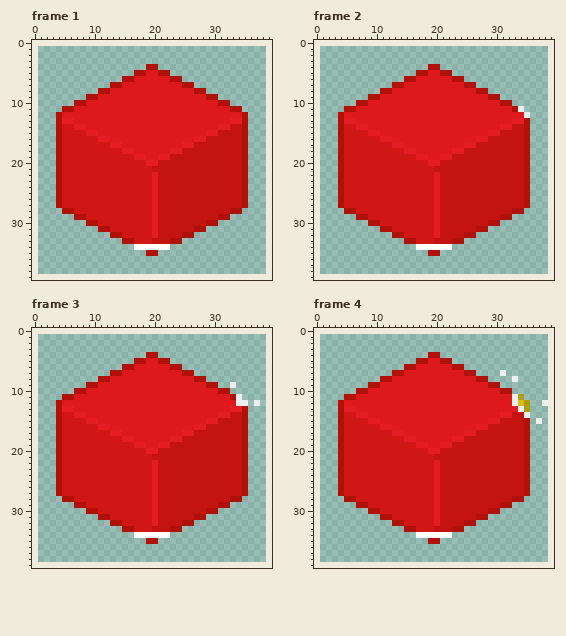
Pixel-art file, stored at sourceicons/cubes/sublime/source.ase. The first picture shows the starting point.
38x38 pixels, 60 frames. Colours within 5 levels of each other are drawn and written as one. Shown: frame 1, frame 2, frame 3, frame 4. The old version is drawn lined up with the new one, on the new canvas. The commit also changed other frames, which this record leaves out.
New version:
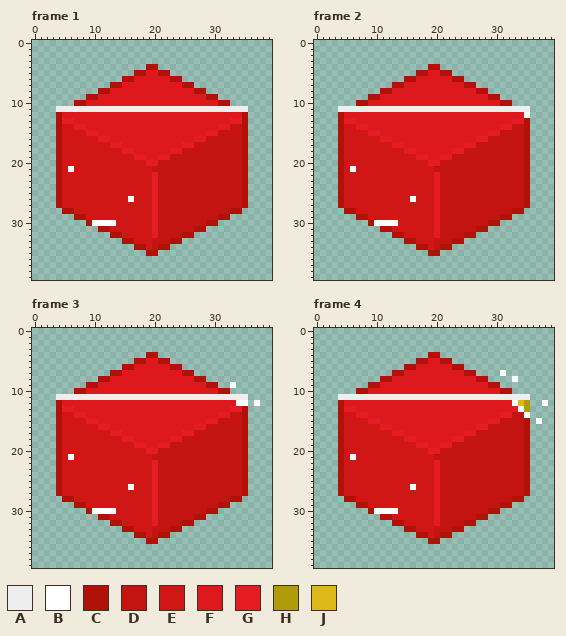
Palette (. is transparent): A #eeeeee  B #ffffff  C #b0120a  D #c41411  E #d01716  F #dd191d  G #e51c23  H #b09c0a  J #ddb819
Difference:
canvas 38x38 -> 40x40, the old top-left corner now at 1,1
Frame 1:
y 11: x 4..35 .CCFFFFFFFFFFFFFFFFFFFFFFFFFFCC. -> AAAAAAAAAAAAAAAAAAAAAAAAAAAAAAAA
y 21: x 6 E -> B
y 26: x 16 E -> B
y 30: x 10..13 CEEE -> BBBB
y 34: x 17..22 BBBBBB -> CCEDCC
Frame 2:
y 11: x 4..33 .CCFFFFFFFFFFFFFFFFFFFFFFFFFFC -> AAAAAAAAAAAAAAAAAAAAAAAAAAAAAA; x 35 . -> A
y 12: x 35 A -> B
y 21: x 6 E -> B
y 26: x 16 E -> B
y 30: x 10..13 CEEE -> BBBB
y 34: x 17..22 BBBBBB -> CCEDCC
Frame 3:
y 9: x 33 A -> B
y 11: x 4..33 .CCFFFFFFFFFFFFFFFFFFFFFFFFFFC -> AAAAAAAAAAAAAAAAAAAAAAAAAAAAAA; x 35 . -> A
y 12: x 34..35 AA -> BB; x 37 A -> B
y 21: x 6 E -> B
y 26: x 16 E -> B
y 30: x 10..13 CEEE -> BBBB
y 34: x 17..22 BBBBBB -> CCEDCC
Frame 4:
y 7: x 31 A -> B
y 8: x 33 A -> B
y 11: x 4..32 .CCFFFFFFFFFFFFFFFFFFFFFFFFFF -> AAAAAAAAAAAAAAAAAAAAAAAAAAAAA; x 34..35 H. -> AA
y 12: x 33 A -> B; x 38 A -> B
y 13: x 34 A -> B
y 14: x 35 A -> B
y 15: x 37 A -> B
y 21: x 6 E -> B
y 26: x 16 E -> B
y 30: x 10..13 CEEE -> BBBB
y 34: x 17..22 BBBBBB -> CCEDCC
